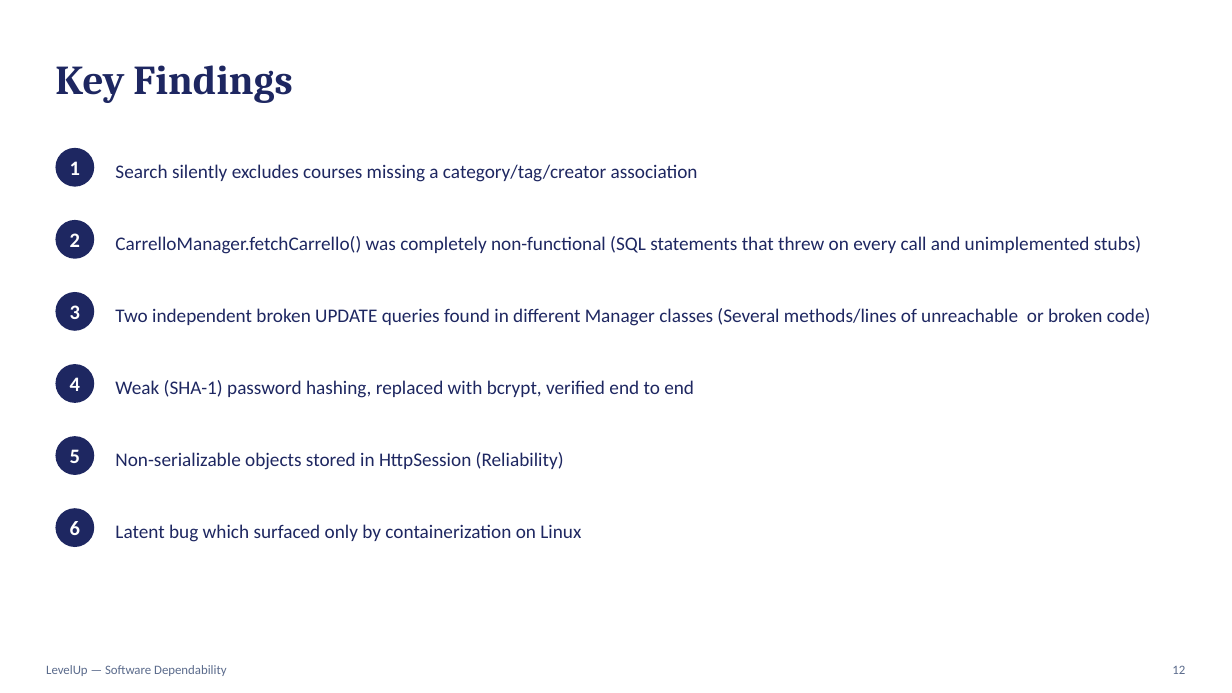
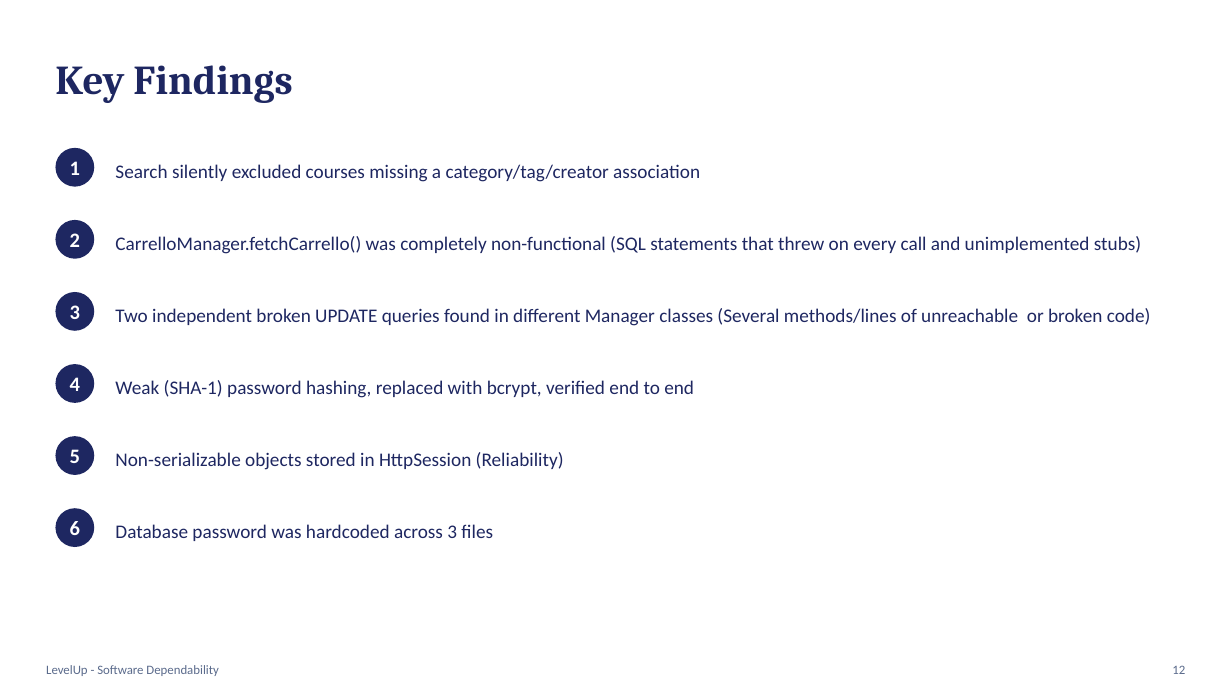
Before and after one commit to Pierbit/LevelUpProjectSD, a slide deck: slide 12 of LevelUp_SD_Presentation.pptx. Drawn at 1232x693 pixels with LibreOffice and Linux fonts; fonts in the diff are those of the drawing. Boxes give left, top, right and bottom in pixels: in the first picture for what was removed or moved away, otherwise in the second. Text is boxed around its words. In the diff, an @@ line names an element or a change of style, - is before the commit and + after.

```diff
--- a/LevelUp_SD_Presentation.pptx
+++ b/LevelUp_SD_Presentation.pptx
@@ text at [115, 164, 700, 182]: text changed @@
-Search silently excludes courses missing a category/tag/creator association
+Search silently excluded courses missing a category/tag/creator association
@@ text at [115, 524, 493, 541]: text changed @@
-Latent bug which surfaced only by containerization on Linux
+Database password was hardcoded across 3 files
@@ text at [46, 665, 218, 676]: text changed @@
-LevelUp — Software Dependability
+LevelUp - Software Dependability
```
Also in this commit, not shown: 12 other slides changed.
